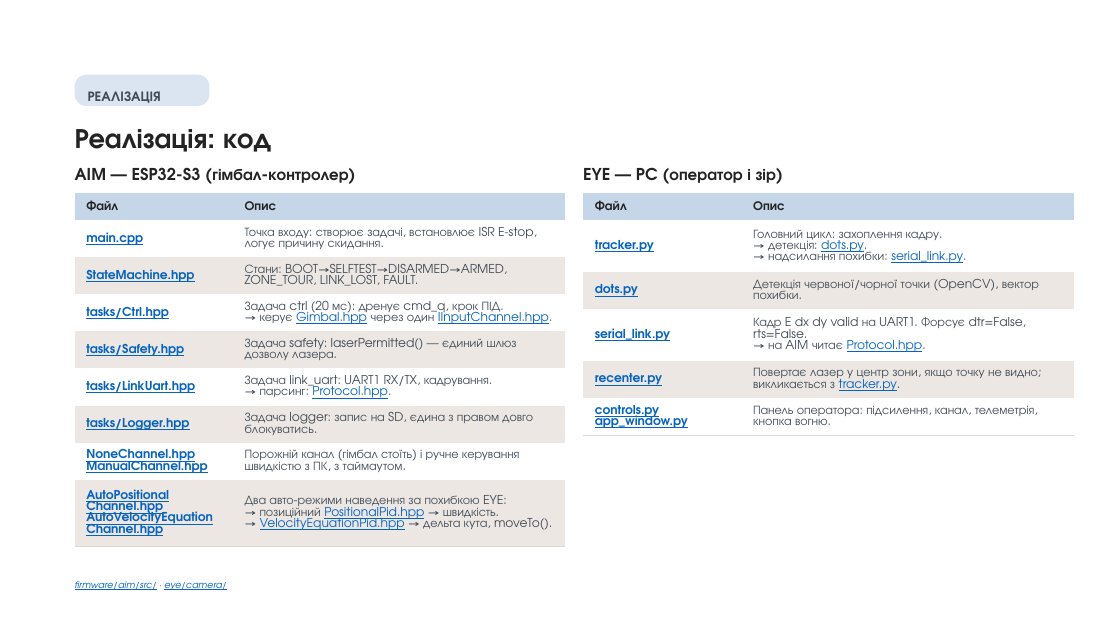
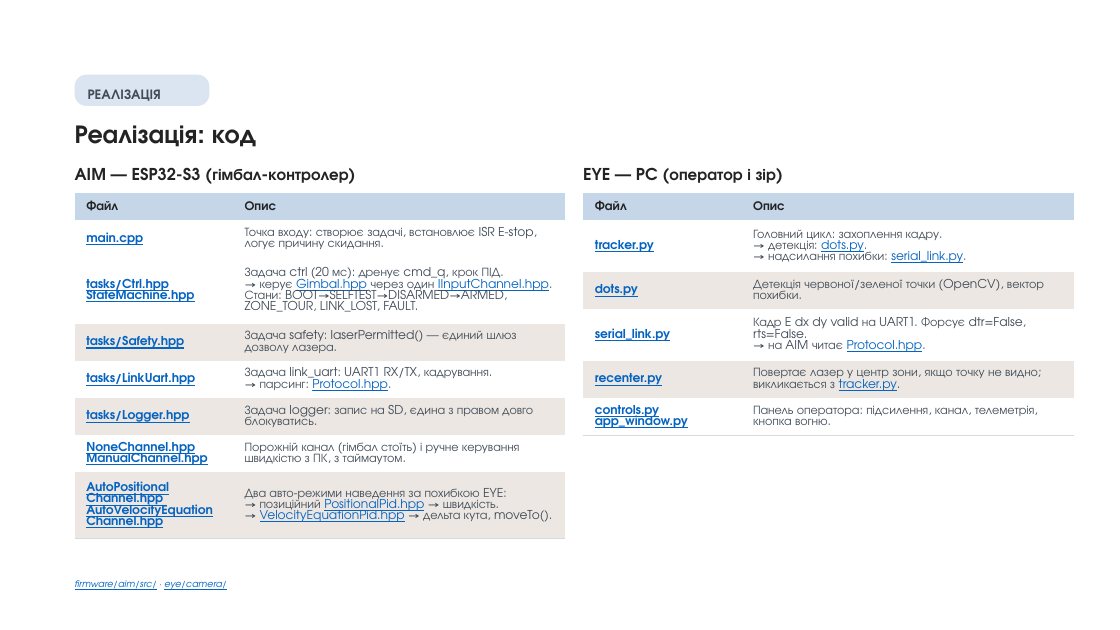
Before and after one commit to melnikvitaly/workshops, a slide deck: slide 8 of workshop-7-final_project/docs/assestment/presentation/Laser Gimbal with Camera Tracking on ESP32-S3.pptx. Drawn at 1120x630 pixels with LibreOffice and Linux fonts; fonts in the diff are those of the drawing. Boxes give left, top, right and bottom in pixels: in the first picture for what was removed or moved away, otherwise in the second. Text is boxed around its words. In the diff, an @@ line names an element or a change of style, - is before the commit and + after.

```diff
--- a/workshop-7-final_project/docs/assestment/presentation/Laser Gimbal with Camera Tracking on ESP32-S3.pptx
+++ b/workshop-7-final_project/docs/assestment/presentation/Laser Gimbal with Camera Tracking on ESP32-S3.pptx
@@ text "РЕАЛІЗАЦІЯ" at [88,89,161,101]: line spacing 1.4 to 1.3 @@
@@ text "Реалізація: код" at [75,125,256,147]: size 24 to 22.2 pt; line spacing 1.1 to 1 @@
@@ table at [75,192,565,554] @@
-row 3: StateMachine.hpp | Стани: BOOT→SELFTEST→DISARMED→ARMED, ZONE_TOUR, LINK_LOST, FAULT.
-row 4: tasks/Ctrl.hpp | Задача ctrl (20 мс): дренує cmd_q, крок ПІД. / → керує Gimbal.hpp через один IInputChannel.hpp.
+row 3: tasks/Ctrl.hpp / StateMachine.hpp | Задача ctrl (20 мс): дренує cmd_q, крок ПІД. / → керує Gimbal.hpp через один IInputChannel.hpp. / Стани: BOOT→SELFTEST→DISARMED→ARMED, ZONE_TOUR, LINK_LOST, FAULT.
@@ table at [583,192,1074,439] @@
-row 3, column 2: Детекція червоної/чорної точки (OpenCV), вектор похибки.
+row 3, column 2: Детекція червоної/зеленої точки (OpenCV), вектор похибки.
@@ borders changed @@
```
Also in this commit, not shown: 12 other slides changed, 2 slides removed, 12 other files.
